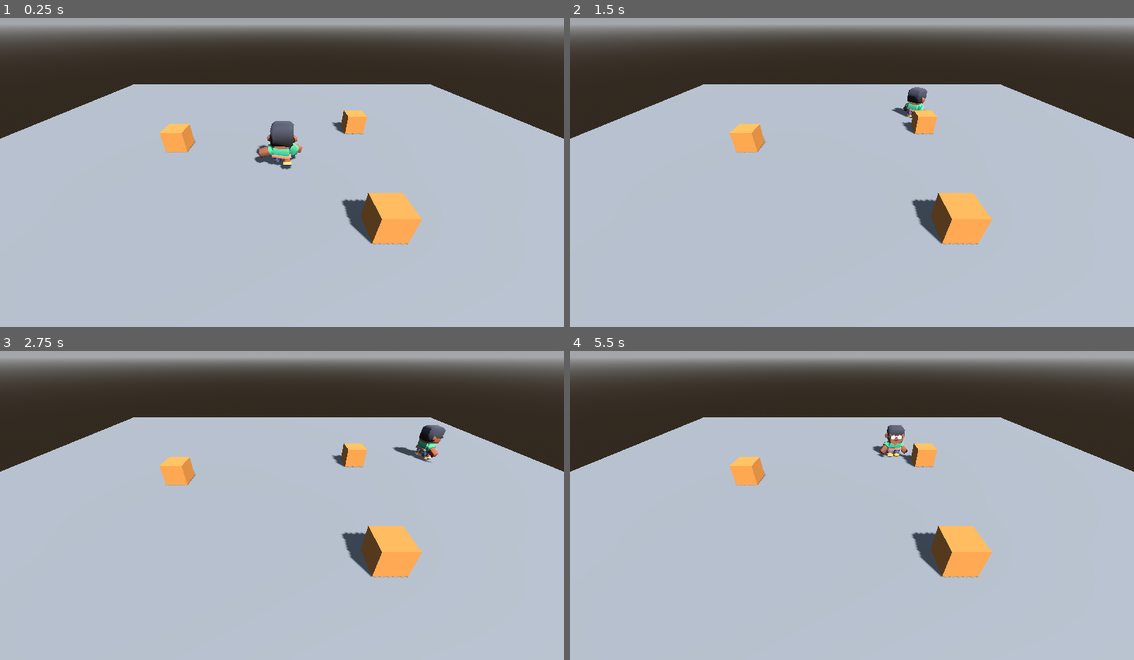
Above: before the commit, frames 1-4 (two rows, left to right).
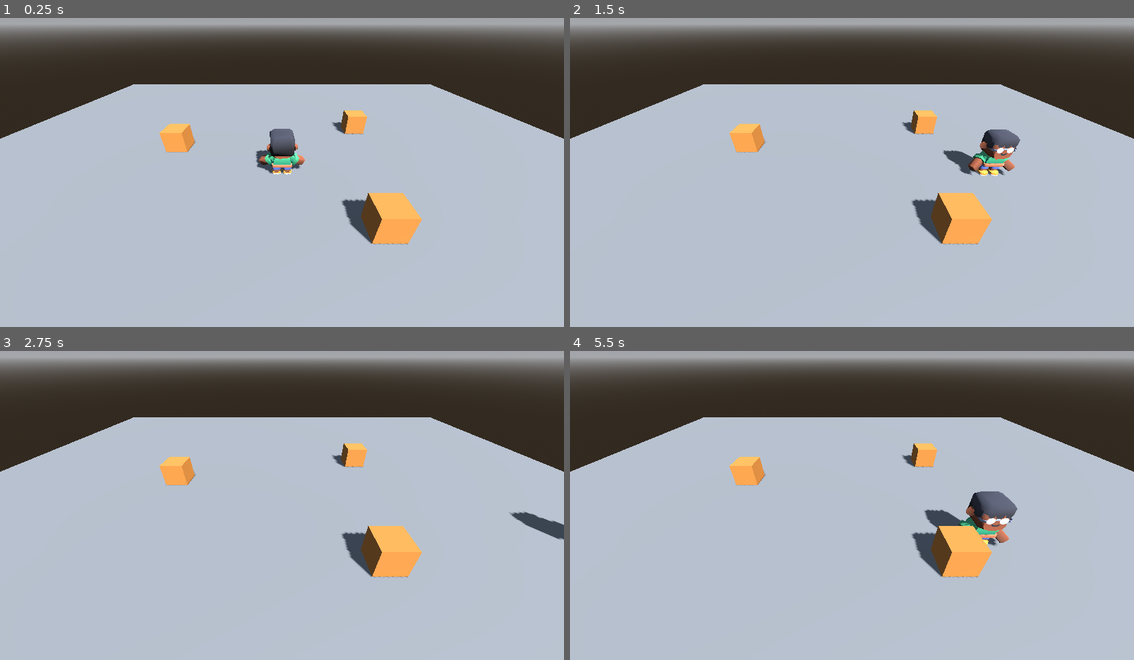
Above: after the commit, the same moments.

Repository: JuanfeR4m/InThePolice
Game: Godot game, scene res://main.tscn
The game is run twice, just before and just after one commit, with the same random seed, the same clock (stepped at 60 frames per second) and the same inputs.
Inputs:
- Up to frame 1 (0.25 s): no input
- Up to frame 2 (1.5 s): hold D (move_right) 0.53-1.28 s; hold Shift (correr) 0.53-1.28 s; hold S (move_down) from 1.28 s (still down); tap E (resolver) at 1.35 s
- Up to frame 3 (2.75 s): release S (move_down) at 2.03 s; hold D (move_right) from 2.03 s (still down); hold Shift (correr) from 2.03 s (still down)
- Up to frame 4 (5.5 s): release D (move_right) at 2.78 s; release Shift (correr) at 2.78 s; hold W (move_up) 2.78-3.53 s; tap E (resolver) at 2.85, 4.35 s; hold Shift (correr) 3.53-4.28 s; hold A (move_left) 3.53-5.03 s; hold S (move_down) from 5.03 s (still down); hold Shift (correr) from 5.03 s (still down)

The runs differ from the first frame. In frame 1, 0.9% of the frame differs, in the area x 45-55%, y 33-51%; in frame 2, 1.4%; in frame 3, 0.9%; in frame 4, 1.8%, in the area x 53-80%, y 23-64%.

Commit message:
Commit  T7 N2 - Tarea C - sigue al jugador → Push origin.

Diff:
--- /dev/null
+++ b/cuidadano.gd
@@ -0,0 +1,13 @@
+extends CharacterBody3D
+
+@export var objetivo: Node3D
+@onready var anim = $Modelo/AnimationPlayer
+
+func _physics_process(delta):
+	velocity += get_gravity() * delta
+	anim.play("idle")
+	move_and_slide()
+	var hacia = objetivo.global_position - global_position
+	hacia.y = 0.0
+	if Engine.get_physics_frames() % 30 == 0:
+		print("distancia ", snappedf(hacia.length(), 0.01))
--- a/main.tscn
+++ b/main.tscn
@@ -2,6 +2,7 @@
 
 [ext_resource type="Script" uid="uid://cchv43eug6720" path="res://personaje.gd" id="1_pj"]
 [ext_resource type="PackedScene" uid="uid://bkmexfnojlmxi" path="res://personaje/character-male-a.glb" id="2_modelo"]
+[ext_resource type="PackedScene" uid="uid://b401gky4h00ip" path="res://Cuidadano.tscn" id="3_h2yge"]
 
 [sub_resource type="ProceduralSkyMaterial" id="CieloMat"]
 
@@ -85,7 +86,6 @@
 [node name="Personaje" type="CharacterBody3D" parent="." unique_id=1845449479 node_paths=PackedStringArray("camara")]
 script = ExtResource("1_pj")
 camara = NodePath("../Camera3D")
-prueba = 3
 
 [node name="CollisionShape3D" type="CollisionShape3D" parent="Personaje" unique_id=982192723]
 transform = Transform3D(1, 0, 0, 0, 1, 0, 0, 0, 1, 0, 0.875, 0)
@@ -93,3 +93,7 @@
 
 [node name="Modelo" parent="Personaje" unique_id=1353549465 instance=ExtResource("2_modelo")]
 transform = Transform3D(-2.6, 0, 0, 0, 2.6, 0, 0, 0, -2.6, 0, 0, 0)
+
+[node name="Cuidadano" parent="." unique_id=1585811737 node_paths=PackedStringArray("objetivo") instance=ExtResource("3_h2yge")]
+transform = Transform3D(1, 0, 0, 0, 1, 0, 0, 0, 1, -6, 0, 6)
+objetivo = NodePath("../Personaje")
Not shown, added: cuidadano.gd.uid
